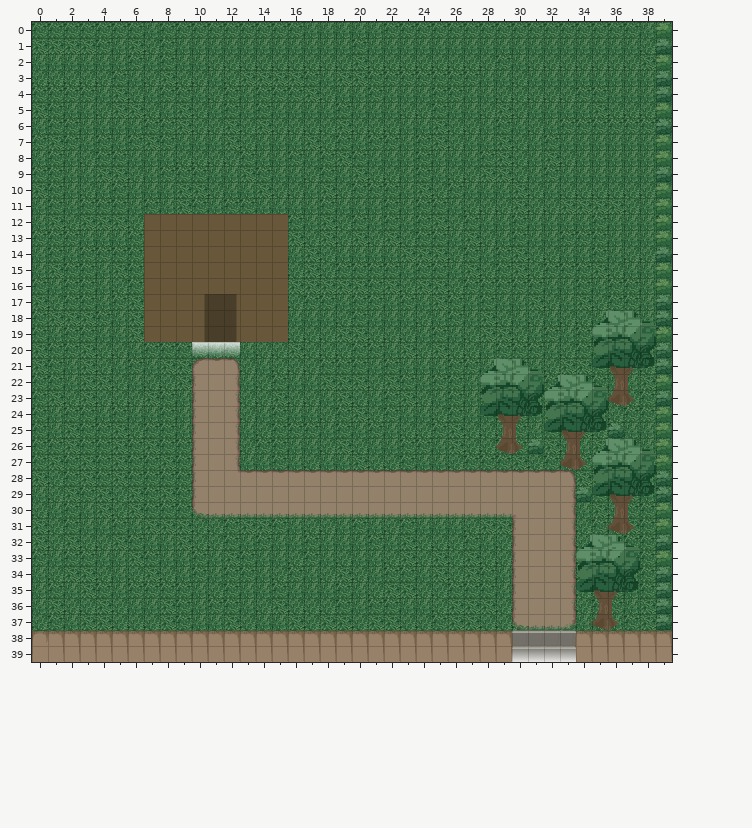
Tiled map -- assets/maps/map_3.tmx. The picture above was drawn from the file before the commit.
Cells are 32x32 px. Shown: x 0..39, y 0..39.
Once edited:
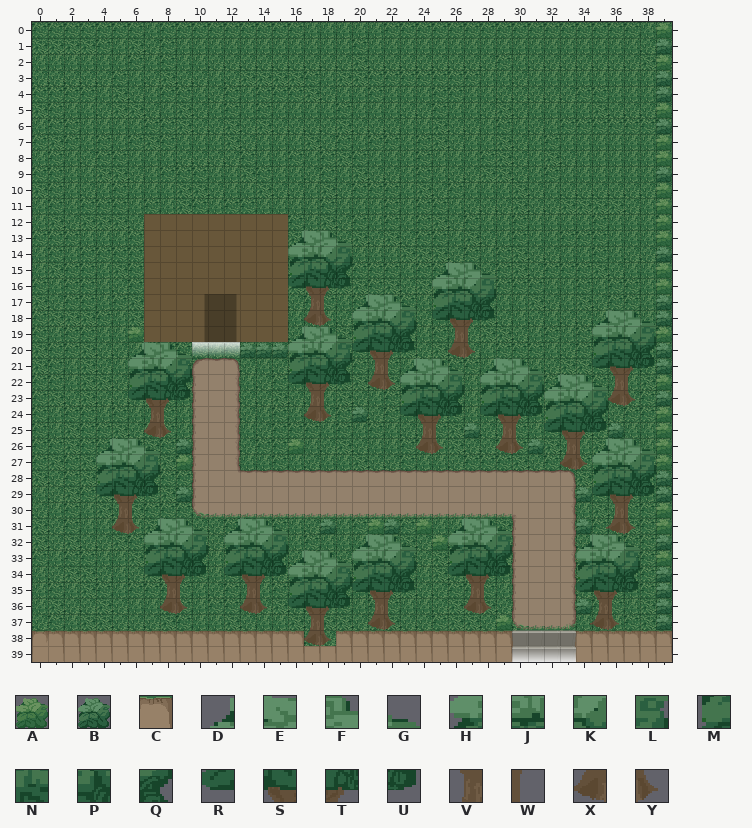
Key: from "tileset_foret": A 5, B 19, C 43, D 84, E 85, F 86, G 87, H 98, J 99, K 100, L 101, M 112, N 113, P 114, Q 115, R 126, S 127, T 128, U 129, V 141, W 142, X 155, Y 156.
_ is an empty cell.
Tiles replaced or removed in this view: C.
The edit:
Changed rows in their new state; . is an unchanged cell.
Layer "collisions":
first column x 4:
13 ............DEFG...............
14 ............HJKL...............
15 ............MNPQ.....DEFG......
16 ............RSTU.....HJKL......
17 .............VW.DEFG.MNPQ......
18 .............XY.HJKL.RSTU......
19 ..A.........DEFGMNPQ..VW.......
20 ..DEFG...BBBHJKLRSTU..XY.......
21 ..HJKL......MNPQ.VWDEFG........
22 ..MNPQ......RSTU.XYHJKL........
23 ..RSTU.......VW....MNPQ........
24 ...VW........XY.B..RSTU........
25 ...XY...............VW.B.......
26 DEFG.B......A.......XY.........
27 HJKL.A.........................
28 MNPQ...........................
29 RSTU.B.........................
30 .VW............................
31 .XYDEFG.DEFG..B..AB.A.DEFG....B
32 ...HJKL.HJKL....DEFG.AHJKL.....
33 ...MNPQ.MNPQDEFGHJKL..MNPQ.....
34 ...RSTU.RSTUHJKLMNPQ..RSTU.....
35 ....VW...VW.MNPQRSTU...VW......
36 ....XY...XY.RSTU.VW....XY.....B
37 .............VW..XY......A.....
38 .............XY................
Boxes around the changes in both pictures, in picture pixels (x1, y1, x2, y2):
added: (240, 230, 496, 454)
added: (96, 327, 208, 614)
changed: (224, 518, 512, 646)
added: (576, 519, 592, 534)
added: (576, 599, 592, 614)
